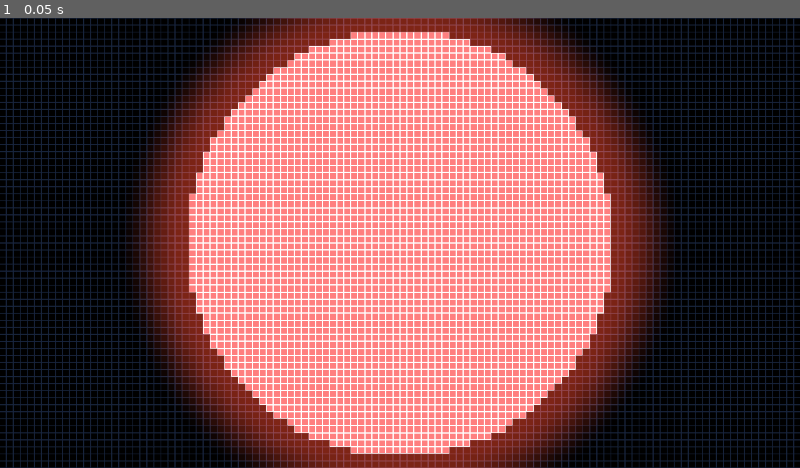
Above: before the commit, frame 1.
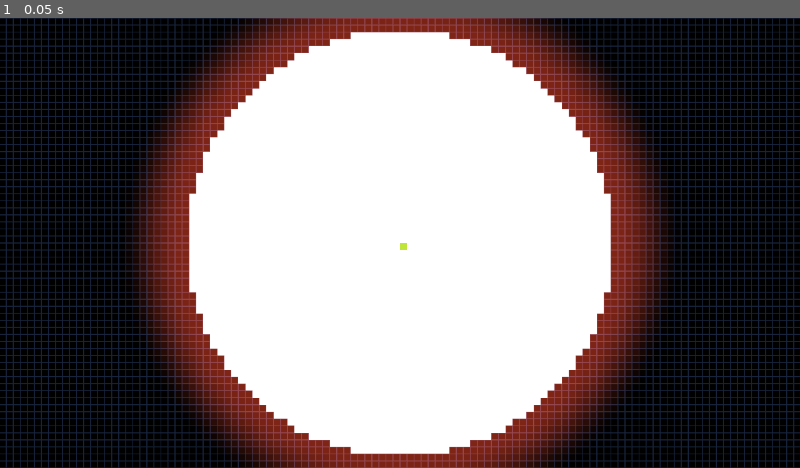
Above: after the commit, the same moment.

Repository: Masupell/sand_tetris_round
Game: Godot game, scene res://scenes/World.tscn
The game is run twice, just before and just after one commit, with the same random seed, the same clock (stepped at 60 frames per second) and the same inputs. The project has no main scene, so this scene is started directly.
Inputs:
- Up to frame 1 (0.05 s): no input

The runs differ from the first frame. In frame 1, 30% of the frame differs, in the area x 23-77%, y 3-97%.

Commit message:
Sand Empty and Barrier Cell Types (no physics yet)

Diff:
--- a/Code/grid.gd
+++ b/Code/grid.gd
@@ -10,29 +10,27 @@
 
 var radius = 0.9 # Same as the shaders, need to make it global or put both together or something like that
 
+enum CellType { EMPTY, SAND, WATER, WALL, BARRIER}
+
+class Cell:
+	var type: int = CellType.EMPTY
+	var extra: int = 0 # Not needed except for water later (moving left or right)
+
+	func _init(_type: int = 0, _extra: int = 0) -> void:
+		type = _type
+		extra = _extra
+
+
 func _ready() -> void:
+	grid.resize(64*64)
 	circle()
+	grid[2080].type = CellType.SAND
 	queue_redraw()
 
-func _draw() -> void:
-	for y in height:
-		for x in width:
-			var idx = y * width + x
-			var box = grid[idx]
-			if box == 0:
-				continue
-			@warning_ignore("integer_division")
-			var gap_x = (1280-width*size)/2
-			@warning_ignore("integer_division")
-			var gap_y = (720-height*size)/2
-			var outer_rect = Rect2(gap_x+x*size, gap_y+y*size, size, size)
-			var inner_rect = Rect2(gap_x+x*size+1, gap_y+y*size+1, size-2, size-2)
-			draw_rect(outer_rect, Color(1.0, 1.0, 1.0, 0.5))
-			draw_rect(inner_rect, Color(1.0, 0.0, 0.0, 0.5))
-
+func _physics_process(_delta: float) -> void:
+	queue_redraw()
 
 func circle():
-	grid.resize(64*64)
 	for y in height:
 		for x in width:
 			var uv_x = (x + 0.5) / width
@@ -43,14 +41,41 @@
 			var dist = dx*dx + dy*dy
 			dist *= 4.0
 
-			var value = 1 if dist < radius else 0
+			var type = CellType.EMPTY if dist < radius else CellType.BARRIER
+			var cell = Cell.new(type)
 			var idx = y * width + x
-			grid[idx] = value
+			grid[idx] = cell
+
+func _draw() -> void:
+	for y in height:
+		for x in width:
+			var idx = y * width + x
+			var box = grid[idx]
+			#if box == 0:
+				#continue
+			#@warning_ignore("integer_division")
+			#var gap_x = (1280-width*size)/2
+			#@warning_ignore("integer_division")
+			#var gap_y = (720-height*size)/2
+			#var outer_rect = Rect2(gap_x+x*size, gap_y+y*size, size, size)
+			#var inner_rect = Rect2(gap_x+x*size+1, gap_y+y*size+1, size-2, size-2)
+			#draw_rect(outer_rect, Color(1.0, 1.0, 1.0, 0.5))
+			#draw_rect(inner_rect, Color(1.0, 0.0, 0.0, 0.5))
+			match box.type:
+				CellType.SAND: # Only Sand for now, but still match, so I just have to add water, etc later
+					@warning_ignore("integer_division")
+					var gap_x = (1280-width*size)/2
+					@warning_ignore("integer_division")
+					var gap_y = (720-height*size)/2
+					var rect = Rect2(gap_x+x*size, gap_y+y*size, size, size)
+					draw_rect(rect, Color(0.753, 0.898, 0.227, 1.0))
 
 
 func _input(event: InputEvent) -> void:
-	if event is InputEventMouseButton:
+	if event is InputEventMouseButton and event.is_released():
 		var pos = event.position
 		print(pos)
-		var grid_pos = Vector2i(pos.x/size, pos.y/size)
+		var grid_pos = Vector2i((pos.x-(1280-width*size)/2)/size, pos.y/size)
 		print(grid_pos)
+		#var idx = grid_pos.y * width + grid_pos.x
+		#grid[idx] = 0 if grid[idx] == 1 else 1
